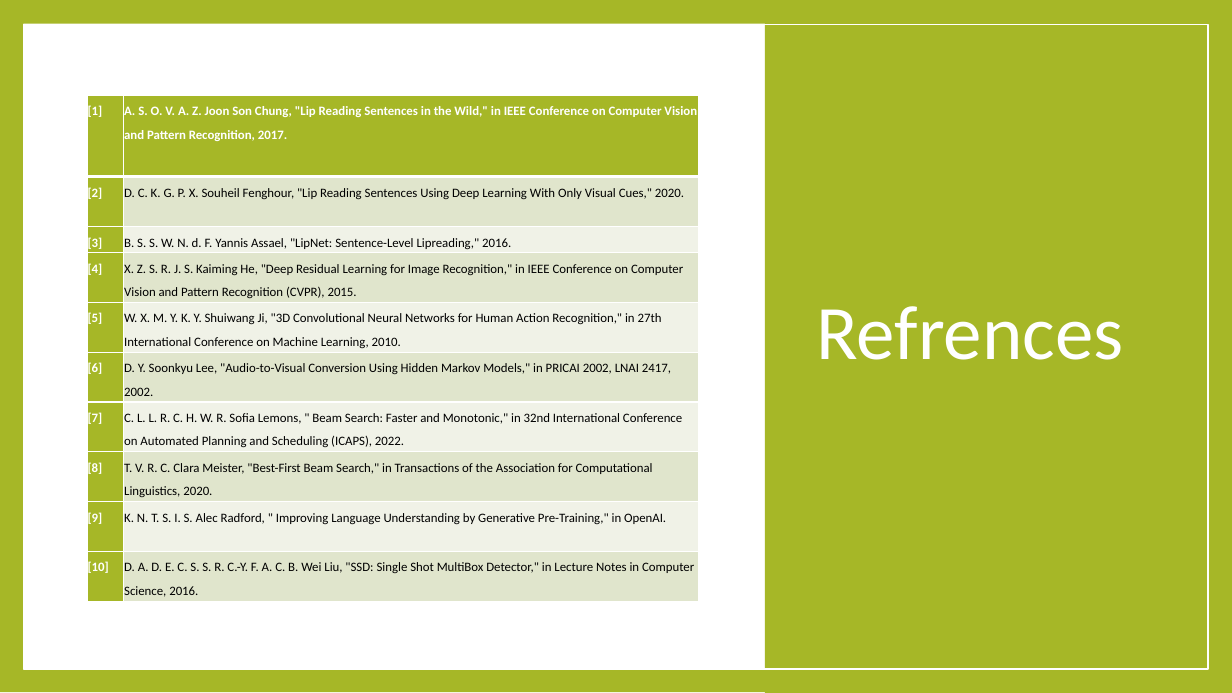
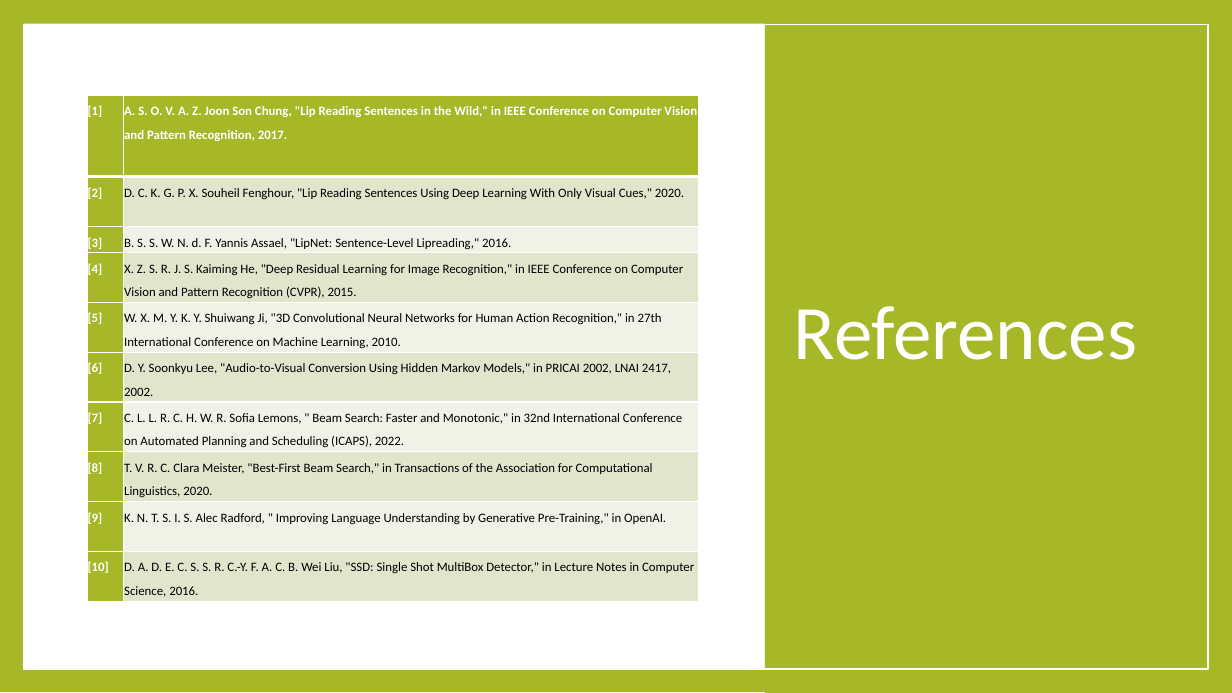
Before and after one commit to majdsalameh1211/VisoSpeak, a slide deck: slide 22 of Phase 1 Presentation.pptx (slide 26 before the commit). Drawn at 1232x693 pixels with LibreOffice and Linux fonts; fonts in the diff are those of the drawing. Boxes give left, top, right and bottom in pixels: in the first picture for what was removed or moved away, otherwise in the second. Text is boxed around its words. In the diff, an @@ line names an element or a change of style, - is before the commit and + after.

```diff
--- a/Phase 1 Presentation.pptx
+++ b/Phase 1 Presentation.pptx
@@ title at [794, 306, 1137, 360]: text changed @@
-Refrences
+References
```
Also in this commit, not shown: 20 other slides changed, 2 slides added, 5 slides removed.
